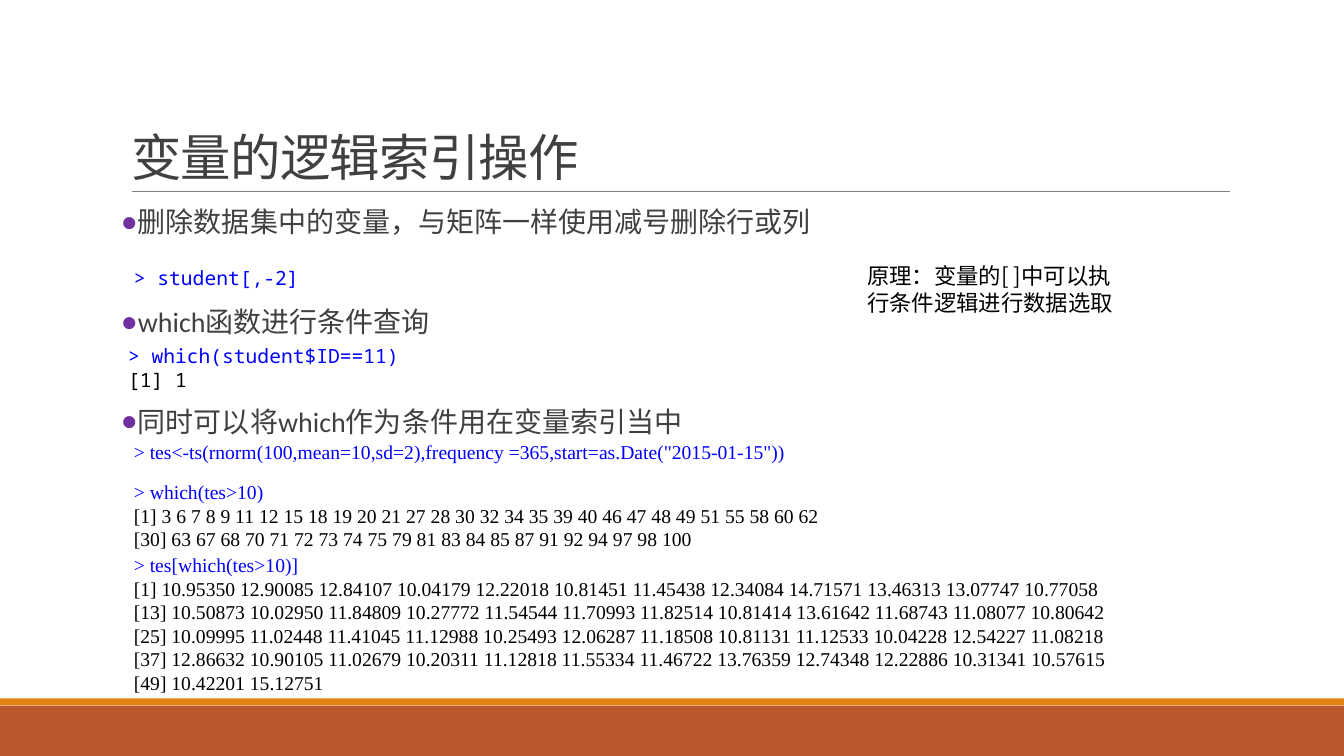
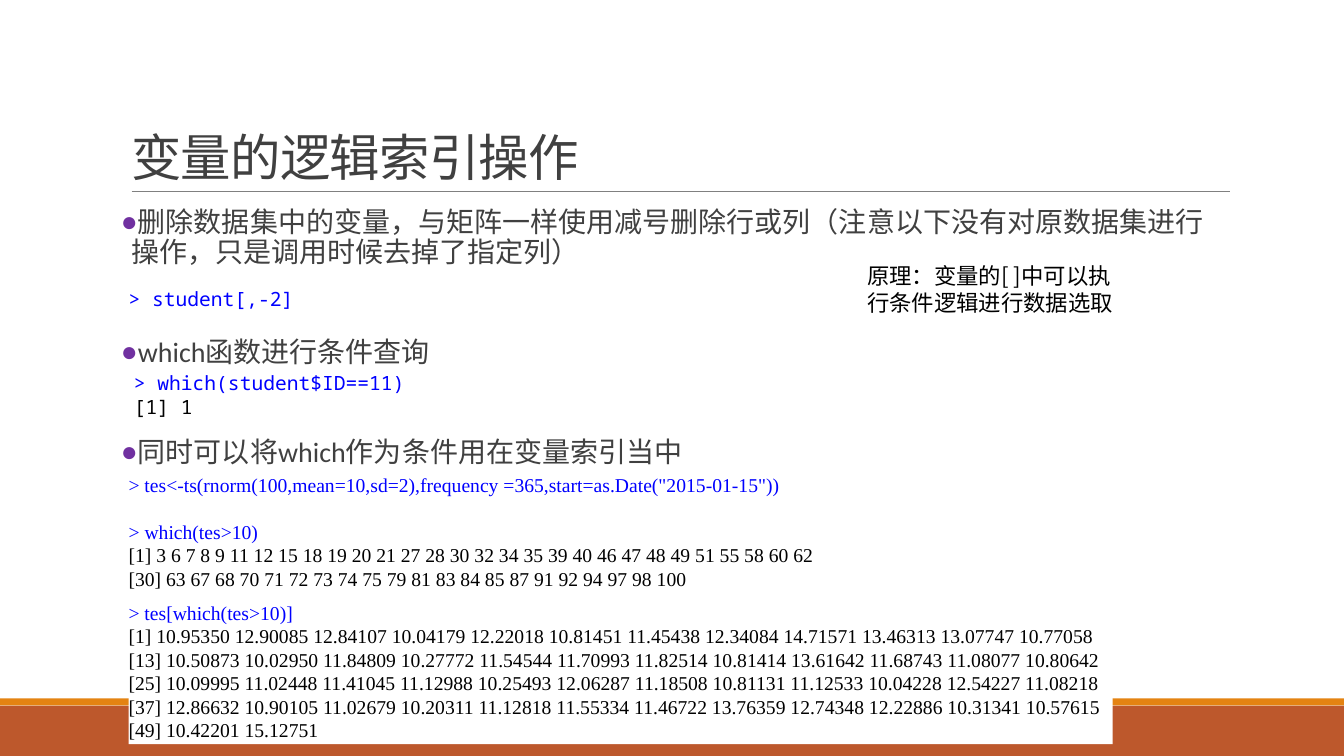
Before and after one commit to exoplanetX/DataAnalytics, a slide deck: slide 11 of 实验2-变量-导入和包.pptx. Drawn at 1344x756 pixels with LibreOffice and Linux fonts; fonts in the diff are those of the drawing. Boxes give left, top, right and bottom in pixels: in the first picture for what was removed or moved away, otherwise in the second. Text is boxed around its words. In the diff, an @@ line names an element or a change of style, - is before the commit and + after.

```diff
--- a/实验2-变量-导入和包.pptx
+++ b/实验2-变量-导入和包.pptx
@@ text at box(131, 208, 1204, 265): text changed @@
-● 删除数据集中的变量，与矩阵一样使用减号删除行或列
+● 删除数据集中的变量，与矩阵一样使用减号删除行或列（注意以下没有对原数据集进行操作，只是调用时候去掉了指定列）
@@ text "> student[,-2]": place and size @@
-text "> student[,-2]" at box(157, 270, 298, 288)
+text "> student[,-2]" at box(152, 291, 293, 309)
@@ text "> which(student$ID==11)": place and size @@
-text "> which(student$ID==11)" at box(128, 348, 399, 390)
+text "> which(student$ID==11)" at box(134, 375, 404, 417)
@@ text "> tes<-ts(rnorm(100,mean=10,sd=2),frequency =365,start=as.Da ...": place and size @@
-text "> tes<-ts(rnorm(100,mean=10,sd=2),frequency =365,start=as.Da ..." at box(150, 445, 785, 464)
+text "> tes<-ts(rnorm(100,mean=10,sd=2),frequency =365,start=as.Da ..." at box(144, 478, 779, 497)
@@ text "> which(tes>10)": place and size @@
-text "> which(tes>10)" at box(134, 485, 819, 549)
+text "> which(tes>10)" at box(129, 525, 813, 589)
@@ rectangle "> tes[which(tes>10)]": place and size @@
-rectangle "> tes[which(tes>10)]" at box(134, 551, 1118, 697)
+rectangle "> tes[which(tes>10)]" at box(129, 599, 1113, 745)
```
Also in this commit, not shown: 5 other slides changed, 2 slides added, 2 slides removed.
